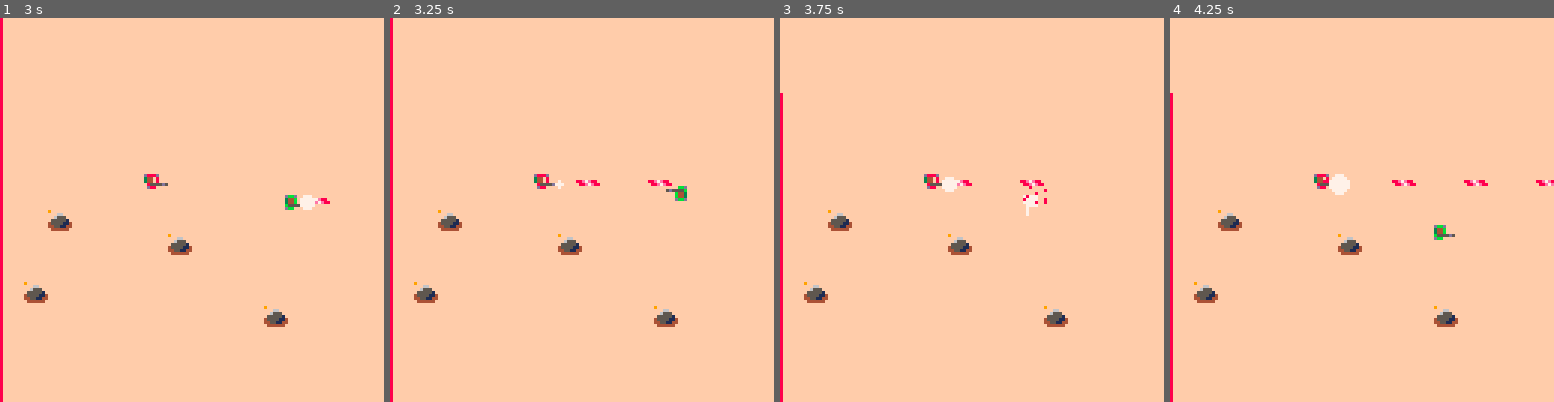
Above: before the commit, frames 1-4 (left to right).
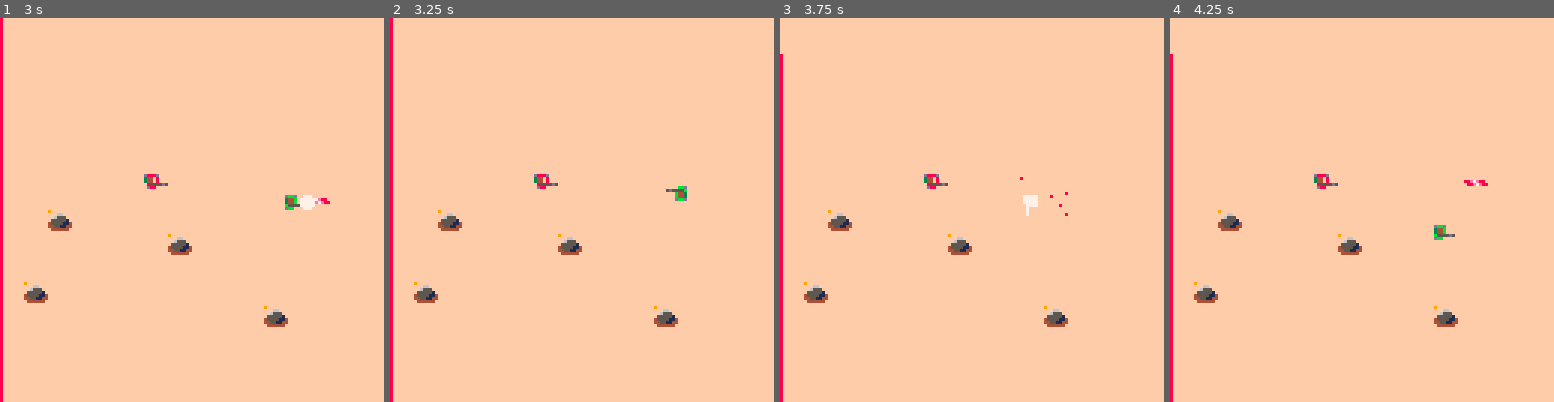
Above: after the commit, the same moments.

Repository: eduszesz/shmup
Game: PICO-8 cartridge topshooter.p8
The game is run twice, just before and just after one commit, with the same random seed, the same clock (stepped at 60 frames per second) and the same inputs.
Inputs:
- Up to frame 1 (3 s): tap X (X key) at 0.33, 1.07, 1.85, 2.97 s; tap O (Z key) at 0.7, 1.7, 2.1, 2.5, 2.9 s; hold Right 1.6-2.1 s; hold Up 2.15-2.42 s; hold Right from 2.47 s (still down)
- Up to frame 2 (3.25 s): release Right at 3.03 s; hold Left from 3.08 s (still down)
- Up to frame 3 (3.75 s): tap O (Z key) at 3.3, 3.7 s; release Left at 3.58 s; hold Down from 3.63 s (still down)
- Up to frame 4 (4.25 s): release Down at 3.97 s; hold Right from 4.02 s (still down); tap X (X key) at 4.08 s; tap O (Z key) at 4.1 s

Frame 1 is identical in both runs. In frame 2, 0.2% of the frame differs, in the area x 42-74%, y 42-45%; in frame 3, 0.4%; in frame 4, 0.5%, in the area x 0-100%, y 9-47%.

Commit message:
enemy fire rate and fire direction

Diff:
--- a/topshooter.p8
+++ b/topshooter.p8
@@ -334,42 +334,8 @@
 			end
 		end
 
-		if hit((e.x+e.dx),e.y,7,7,0) then
-				e.dx*=-1
-		end
-
-		if hit(e.x,(e.y+e.dy),7,7,0) then
-				e.dy*=-1
-		end
-		enedir(e)
-		if e.dx!=0 and
-			e.tsk=="walk" and abs(e.x-p.x)<7 then
-			e.tsk="fire"
-			if e.y>p.y then
-				e.dy=-1
-				e.dx=0
-			end
-			if e.y<p.y then
-				e.dy=1
-				e.dx=0
-			end
-		end
-
-		if e.dx==0 and
-			e.tsk=="walk" and abs(e.y-p.y)<7 then
-			e.tsk="fire"
-			if e.x>p.x then
-				e.dx=-1
-				e.dy=0
-			end
-			if e.x<p.x then
-				e.dx=1
-				e.dy=0
-			end
-		end
-
 		if e.tsk=="fire" then
-			if t%4==0 and not e.inv then
+			if t%20==0 and not e.inv then
 				fire(e)
 			end
 			local dir={-1,1}
@@ -387,6 +353,40 @@
 			end
 		end
 
+		if hit((e.x+e.dx),e.y,7,7,0) then
+				e.dx*=-1
+		end
+
+		if hit(e.x,(e.y+e.dy),7,7,0) then
+				e.dy*=-1
+		end
+		enedir(e)
+		if e.dx!=0 and
+			e.tsk=="walk" and abs(e.x-p.x)<7 then
+			e.tsk="fire"
+			if e.y>p.y then
+				e.dy=-1
+				e.dx=0
+			end
+			if e.y<p.y then
+				e.dy=1
+				e.dx=0
+			end
+		end
+
+		if e.dx==0 and
+			e.tsk=="walk" and abs(e.y-p.y)<7 then
+			if e.x>p.x then
+				e.dx=-1
+				e.dy=0
+			end
+			if e.x<p.x then
+				e.dx=1
+				e.dy=0
+			end
+			e.tsk="fire"
+		end
+
 		if e.tsk=="walk" then
 			e.x+=e.dx
 			e.y+=e.dy
